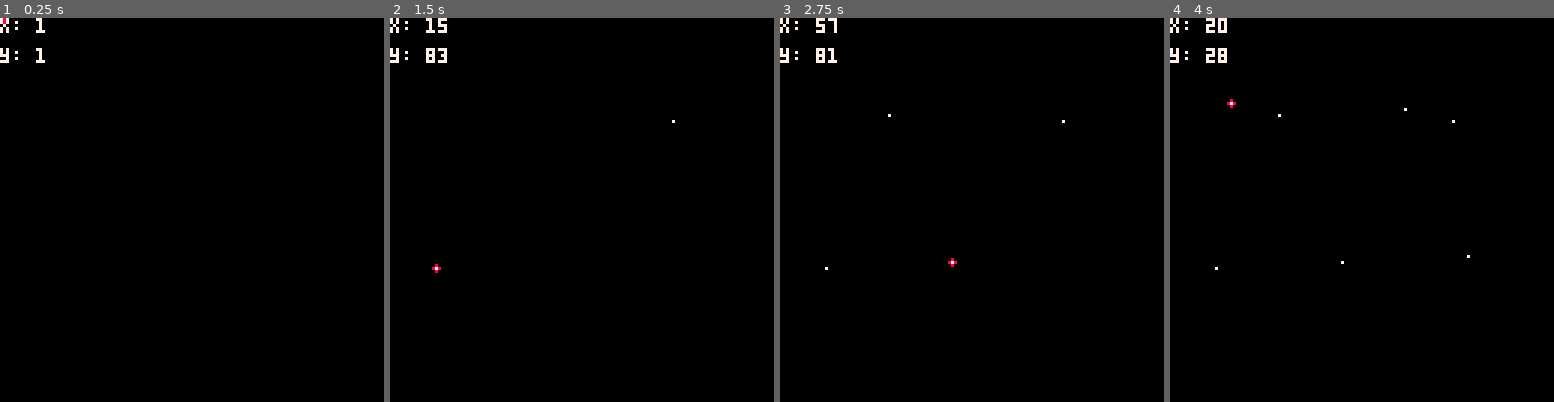
Above: before the commit, frames 1-4 (left to right).
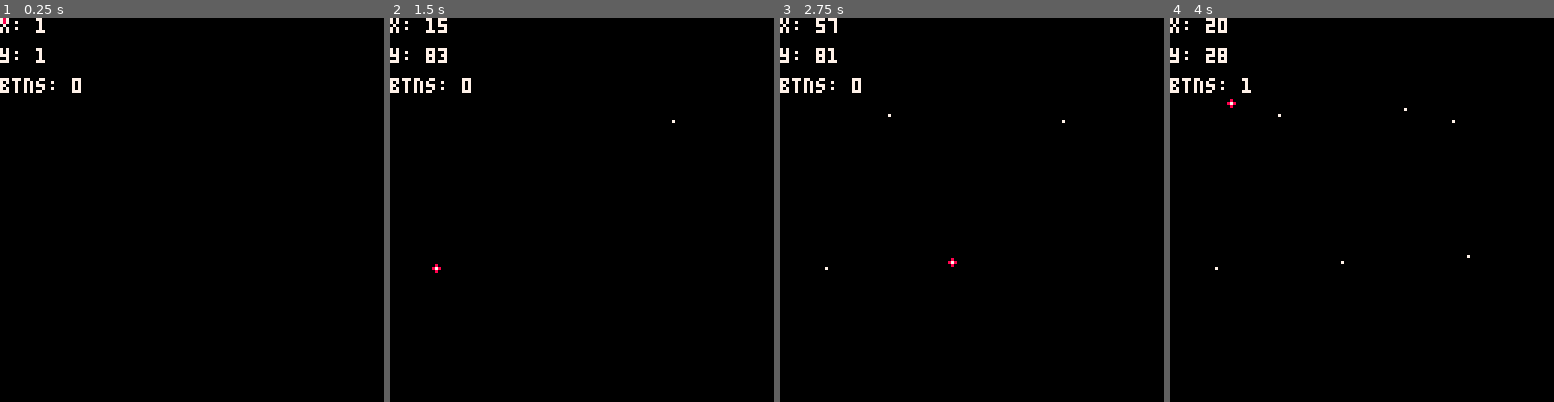
Above: after the commit, the same moments.

Repository: WyattjkRichard/pico8_pumpkin_carving
Game: PICO-8 cartridge drawing_test/drawing_test.p8
The game is run twice, just before and just after one commit, with the same random seed, the same clock (stepped at 60 frames per second) and the same inputs.
Inputs (mouse positions are in pixels of both pictures, inside the frame that each line leads up to):
- Up to frame 1 (0.25 s): no input
- Up to frame 2 (1.5 s): click (670, 121) at 0.67 s; click (436, 267) at 1.22 s
- Up to frame 3 (2.75 s): click (887, 114) at 1.77 s; click (952, 259) at 2.32 s
- Up to frame 4 (4 s): click (1404, 106) at 2.87 s; click (1465, 256) at 3.42 s; click (1231, 102) at 3.97 s

The runs differ from the first frame. In frame 1, 0.3% of the frame differs, in the area x 0-22%, y 15-20%; in frame 2, 0.3%; in frame 3, 0.3%; in frame 4, 0.3%.

Commit message:
created fill test code created combined test

Diff:
--- a/drawing_test/main.lua
+++ b/drawing_test/main.lua
@@ -26,6 +26,7 @@
     circfill(x, y, 1, 8)
     print("x: "..x, 0, 0, 7)
     print("y: "..y, 0, 10, 7)
+    print("btns: "..stat(34), 0, 20, 7)
     draw_drawing_board(drawing_board)
 end
 
@@ -50,7 +51,7 @@
     end
 end
 
-function interpolateAndDraw(x1, y1, x2, y2, canvas)
+function interpolateAndDraw(x1, y1, x2, y2, drawing_board)
     local deltaX = x2 - x1;
     local deltaY = y2 - y1;
     local distance = sqrt(deltaX * deltaX + deltaY * deltaY);
@@ -61,7 +62,7 @@
         local interpX = round(x1 + t * deltaX);
         local interpY = round(y1 + t * deltaY);
         if (interpX >= 0 and interpX < 128 and interpY >= 0 and interpY < 128) then
-            canvas[interpX][interpY] = true;
+            drawing_board[interpX][interpY] = true;
         end
     end
 end
--- /dev/null
+++ b/fill_test/fill_test.p8
@@ -0,0 +1,11 @@
+pico-8 cartridge // http://www.pico-8.com
+version 42
+__lua__
+#include main.lua
+__gfx__
+00000000000000000000000000000000000000000000000000000000000000000000000000000000000000000000000000000000000000000000000000000000
+00000000000000000000000000000000000000000000000000000000000000000000000000000000000000000000000000000000000000000000000000000000
+00700700000000000000000000000000000000000000000000000000000000000000000000000000000000000000000000000000000000000000000000000000
+00077000000000000000000000000000000000000000000000000000000000000000000000000000000000000000000000000000000000000000000000000000
+00077000000000000000000000000000000000000000000000000000000000000000000000000000000000000000000000000000000000000000000000000000
+00700700000000000000000000000000000000000000000000000000000000000000000000000000000000000000000000000000000000000000000000000000
--- /dev/null
+++ b/fill_test/main.lua
@@ -0,0 +1,138 @@
+function _init()
+    poke(0x5f2d, 0x1)   -- enable mouse and keyboard
+    drawing_board = {{false, false, false, true, true, true, true},
+                    {false, false, false, true, false, false, true},
+                    {false, false, true, false, true, false, true},
+                    {true, true, false, false, false, true, true},
+                    {false, false, true, false, true, false, false},
+                    {false, false, false, true, false, false, false},
+                    {false, false, false, true, false, false, false}}
+    x, y = 64, 64
+end
+
+function _update()
+    prev_x, prev_y = x, y
+    x, y = mid(stat(32), 1, 128), mid(stat(33), 1, 128)
+    fill_enclosed_areas(drawing_board)
+end
+
+function _draw()
+    cls()
+    circfill(x, y, 1, 8)
+    print("x: "..x, 0, 0, 7)
+    print("y: "..y, 0, 10, 7)
+    print("btns: "..stat(34), 0, 20, 7)
+    draw_drawing_board(drawing_board)
+end
+
+
+function draw_drawing_board(drawing_board)
+    for i = 1, 7 do
+        for j = 1, 7 do
+            if drawing_board[i][j] then
+                pset(i+64, j+64, 7)
+            end
+        end
+    end
+end
+
+
+-- Fill functions
+
+function fill_enclosed_areas(drawing_board)
+    local enclosed_areas = check_enclosed_areas(drawing_board)
+
+    for i = 1, #enclosed_areas do
+        fill_area(drawing_board, enclosed_areas[i])
+    end
+    return drawing_board
+end
+
+function check_enclosed_areas(drawing_board)
+    local visited = {}
+    local enclosed_areas = {}
+    local enclosed_areas_coords = {}
+
+    -- need to copy the drawing board to visited
+    for x = 1, 7 do
+        visited[x] = {}
+        for y = 1, 7 do
+            visited[x][y] = drawing_board[x][y]
+        end
+    end
+
+    for x = 1, 7 do
+        for y = 1, 7 do
+            if visited[x][y] == false then
+                visited, enclosed_areas_coords = fill_area(visited, {x=x, y=y})
+                if #enclosed_areas_coords > 0 then
+                    add(enclosed_areas, enclosed_areas_coords[1])
+                end
+            end
+        end
+    end
+
+    return enclosed_areas
+end
+
+function fill_area(drawing_board, coords)
+    drawing_board[coords.x][coords.y] = true
+
+    local stack = {}
+    local enclosed = true
+    local enclosed_areas = {}
+
+    add(stack, {x=coords.x, y=coords.y})
+
+    while #stack > 0 do
+        local current = stack[#stack]
+
+        -- check up
+        if current.y > 1 then
+            if drawing_board[current.x][current.y - 1] == false then
+                add(stack, {x = current.x, y = current.y - 1})
+                drawing_board[current.x][current.y - 1] = true
+            end
+        else
+            enclosed = false
+        end
+
+        -- check down
+        if current.y < 7 then
+            if drawing_board[current.x][current.y + 1] == false then
+                add(stack, {x = current.x, y = current.y + 1})
+                drawing_board[current.x][current.y + 1] = true
+            end
+        else
+            enclosed = false
+        end
+
+        -- check left
+        if current.x > 1 then
+            if drawing_board[current.x - 1][current.y] == false then
+                add(stack, {x = current.x - 1, y = current.y})
+                drawing_board[current.x - 1][current.y] = true
+            end
+        else
+            enclosed = false
+        end
+
+        -- check right
+        if current.x < 7 then
+            if drawing_board[current.x + 1][current.y] == false then
+                add(stack, { x = current.x + 1, y = current.y})
+                drawing_board[current.x + 1][current.y] = true
+            end
+        else
+            enclosed = false
+        end
+
+        del(stack, current)
+
+    end
+
+    if enclosed then
+        add(enclosed_areas, {x = coords.x, y = coords.y})
+    end
+    return drawing_board, enclosed_areas
+end
--- /dev/null
+++ b/main.lua
@@ -0,0 +1,190 @@
+function _init()
+    poke(0x5f2d, 0x1)   -- enable mouse and keyboard
+    drawing_board = init_drawing_board()
+    x, y = 64, 64
+    interpolate = false
+    xoffset = 16
+    yoffset = 24
+end
+
+function _update()
+    prev_x, prev_y = x, y
+    x, y = mid(stat(32), 1, 128), mid(stat(33), 1, 128)
+
+    if stat(34) & 1 == 1 then
+        if within_bounds(x, y) then
+            if interpolate then
+                interpolateAndDraw(prev_x - xoffset, prev_y - yoffset, x - xoffset, y - yoffset, drawing_board)
+            else
+                drawing_board[x - xoffset][y - yoffset] = true
+                interpolate = true;
+            end
+        end
+    elseif interpolate then
+        interpolate = false
+        fill_enclosed_areas(drawing_board)
+    end
+
+
+end
+
+function _draw()
+    cls()
+    map()
+    draw_drawing_board(drawing_board)
+    circfill(x, y, 1, 8)
+    print("x: "..x, 0, 0, 7)
+    print("y: "..y, 0, 10, 7)
+    print("btns: "..stat(34), 0, 20, 7)
+end
+
+function within_bounds(x, y)
+    return x > xoffset and x < 113 and y > yoffset and y < 105
+end
+
+function init_drawing_board()
+    local drawing_board = {}
+    for x = 1, 96 do
+        drawing_board[x] = {}
+        for y = 1, 80 do
+            drawing_board[x][y] = false
+        end
+    end
+    return drawing_board
+end
+
+function draw_drawing_board(drawing_board)
+    for x = 1, 96 do
+        for y = 1, 80 do
+            if drawing_board[x][y] then
+                pset(x + xoffset, y + yoffset, 0)
+            end
+        end
+    end
+end
+
+function interpolateAndDraw(x1, y1, x2, y2, drawing_board)
+    local deltaX = x2 - x1;
+    local deltaY = y2 - y1;
+    local distance = sqrt(deltaX * deltaX + deltaY * deltaY);
+    local steps = ceil(distance); // Number of points to fill
+
+    for i = 0, steps do
+        local t = i / steps;
+        local interpX = round(x1 + t * deltaX);
+        local interpY = round(y1 + t * deltaY);
+        if (interpX >= 0 and interpX < 96 and interpY >= 0 and interpY < 80) then
+            drawing_board[interpX][interpY] = true;
+        end
+    end
+end
+
+function round(input)
+    if input - flr(input) < 0.5 then
+        return flr(input)
+    else
+        return ceil(input)
+    end
+end
+
+
+-- Fill functions
+function fill_enclosed_areas(drawing_board)
+    local enclosed_areas = check_enclosed_areas(drawing_board)
+
+    for i = 1, #enclosed_areas do
+        fill_area(drawing_board, enclosed_areas[i])
+    end
+    return drawing_board
+end
+
+
+
+function check_enclosed_areas(drawing_board)
+    local visited = {}
+    local enclosed_areas = {}
+    local enclosed_areas_coords = {}
+
+    -- need to copy the drawing board to visited
+    for x = 1, 96 do
+        visited[x] = {}
+        for y = 1, 80 do
+            visited[x][y] = drawing_board[x][y]
+        end
+    end
+    for x = 1, 96 do
+        for y = 1, 80 do
+            if visited[x][y] == false then
+                visited, enclosed_areas_coords = fill_area(visited, {x=x, y=y})
+                if #enclosed_areas_coords > 0 then
+                    add(enclosed_areas, enclosed_areas_coords[1])
+                end
+            end
+        end
+    end
+    return enclosed_areas
+end
+
+
+
+function fill_area(drawing_board, coords)
+    drawing_board[coords.x][coords.y] = true
+
+    local stack = {}
+    local enclosed = true
+    local enclosed_areas = {}
+
+    add(stack, {x=coords.x, y=coords.y})
+
+    while #stack > 0 do
+        local current = stack[#stack]
+
+        -- check up
+        if current.y > 1 then
+            if drawing_board[current.x][current.y - 1] == false then
+                add(stack, {x = current.x, y = current.y - 1})
+                drawing_board[current.x][current.y - 1] = true
+            end
+        else
+            enclosed = false
+        end
+
+        -- check down
+        if current.y < 80 then
+            if drawing_board[current.x][current.y + 1] == false then
+                add(stack, {x = current.x, y = current.y + 1})
+                drawing_board[current.x][current.y + 1] = true
+            end
+        else
+            enclosed = false
+        end
+
+        -- check left
+        if current.x > 1 then
+            if drawing_board[current.x - 1][current.y] == false then
+                add(stack, {x = current.x - 1, y = current.y})
+                drawing_board[current.x - 1][current.y] = true
+            end
+        else
+            enclosed = false
+        end
+
+        -- check right
+        if current.x < 96 then
+            if drawing_board[current.x + 1][current.y] == false then
+                add(stack, { x = current.x + 1, y = current.y})
+                drawing_board[current.x + 1][current.y] = true
+            end
+        else
+            enclosed = false
+        end
+
+        del(stack, current)
+
+    end
+
+    if enclosed then
+        add(enclosed_areas, {x = coords.x, y = coords.y})
+    end
+    return drawing_board, enclosed_areas
+end
--- /dev/null
+++ b/pumpkin_carving.p8
@@ -0,0 +1,114 @@
+pico-8 cartridge // http://www.pico-8.com
+version 42
+__lua__
+#include main.lua
+…(97 lines of a section not shown)…
+__map__
+0000000000050600000000000000000000000000000000000000000000000000000000000000000000000000000000000000000000000000000000000000000000000000000000000000000000000000000000000000000000000000000000000000000000000000000000000000000000000000000000000000000000000000
+0000000000151600000000000000000000000000000000000000000000000000000000000000000000000000000000000000000000000000000000000000000000000000000000000000000000000000000000000000000000000000000000000000000000000000000000000000000000000000000000000000000000000000
+0000222324252627282900000000000000000000000000000000000000000000000000000000000000000000000000000000000000000000000000000000000000000000000000000000000000000000000000000000000000000000000000000000000000000000000000000000000000000000000000000000000000000000
+303132333435363738393a000000000000000000000000000000000000000000000000000000000000000000000000000000000000000000000000000000000000000000000000000000000000000000000000000000000000000000000000000000000000000000000000000000000000000000000000000000000000000000
+404142434445464748494a4b0000000000000000000000000000000000000000000000000000000000000000000000000000000000000000000000000000000000000000000000000000000000000000000000000000000000000000000000000000000000000000000000000000000000000000000000000000000000000000
+505152535455565758595a5b0000000000000000000000000000000000000000000000000000000000000000000000000000000000000000000000000000000000000000000000000000000000000000000000000000000000000000000000000000000000000000000000000000000000000000000000000000000000000000
+606162636465666768696a6b0000000000000000000000000000000000000000000000000000000000000000000000000000000000000000000000000000000000000000000000000000000000000000000000000000000000000000000000000000000000000000000000000000000000000000000000000000000000000000
+707172737475767778797a7b0000000000000000000000000000000000000000000000000000000000000000000000000000000000000000000000000000000000000000000000000000000000000000000000000000000000000000000000000000000000000000000000000000000000000000000000000000000000000000
+808182838485868788898a8b0000000000000000000000000000000000000000000000000000000000000000000000000000000000000000000000000000000000000000000000000000000000000000000000000000000000000000000000000000000000000000000000000000000000000000000000000000000000000000
+909192939495969798999a9b0000000000000000000000000000000000000000000000000000000000000000000000000000000000000000000000000000000000000000000000000000000000000000000000000000000000000000000000000000000000000000000000000000000000000000000000000000000000000000
+a0a1a2a3a4a5a6a7a8a9aaab0000000000000000000000000000000000000000000000000000000000000000000000000000000000000000000000000000000000000000000000000000000000000000000000000000000000000000000000000000000000000000000000000000000000000000000000000000000000000000
+00b1b2b3b4b5b6b7b8b9ba000000000000000000000000000000000000000000000000000000000000000000000000000000000000000000000000000000000000000000000000000000000000000000000000000000000000000000000000000000000000000000000000000000000000000000000000000000000000000000
Not shown, changed: 97 lines of the sprite sheet (__gfx__) section of pumpkin_carving.p8
